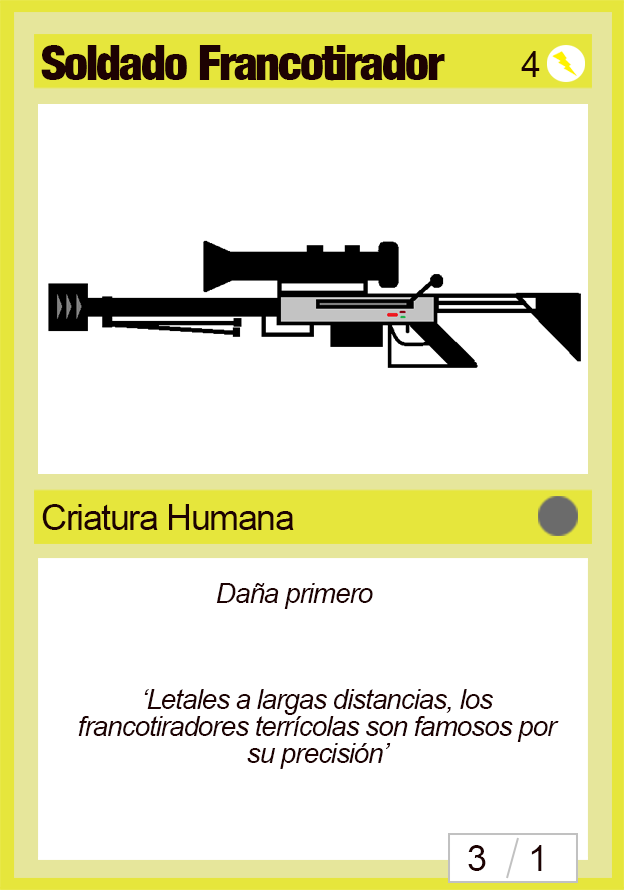
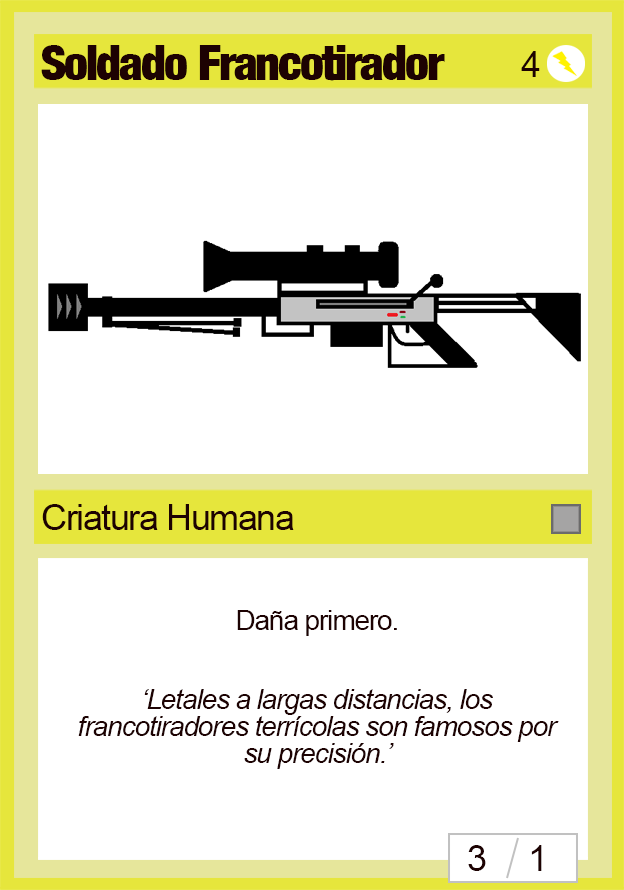
Revision of a layered 624x890 image; what changed, layer by layer:
renamed "Daña primero" to "Daña primero.", painted on it over [216,583,397,636]
painted on "‘Letales a largas distancias, los francotiradores terrícolas so" over [244,743,394,769]
moved "Rareza" above "4", painted on it over [538,496,581,536]
